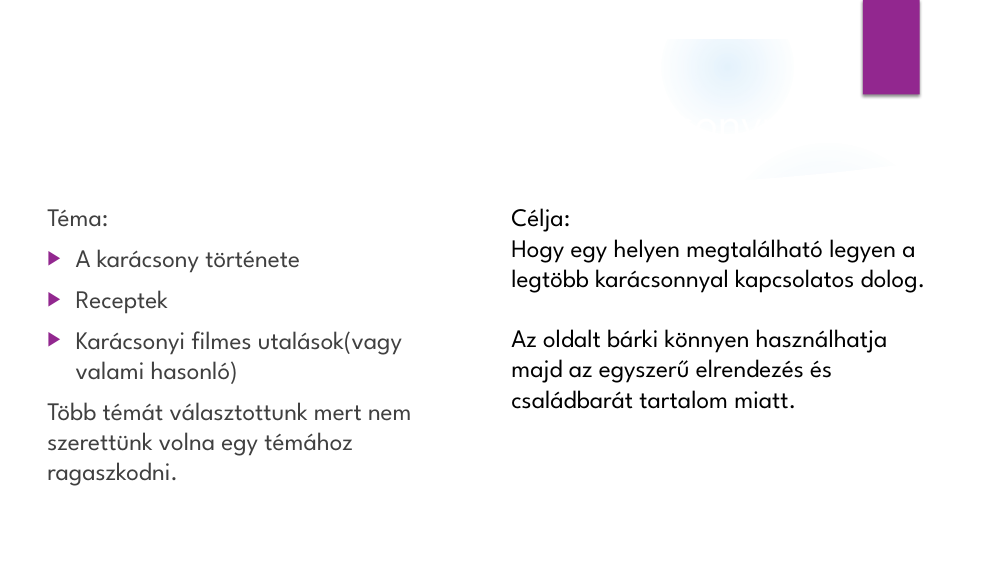
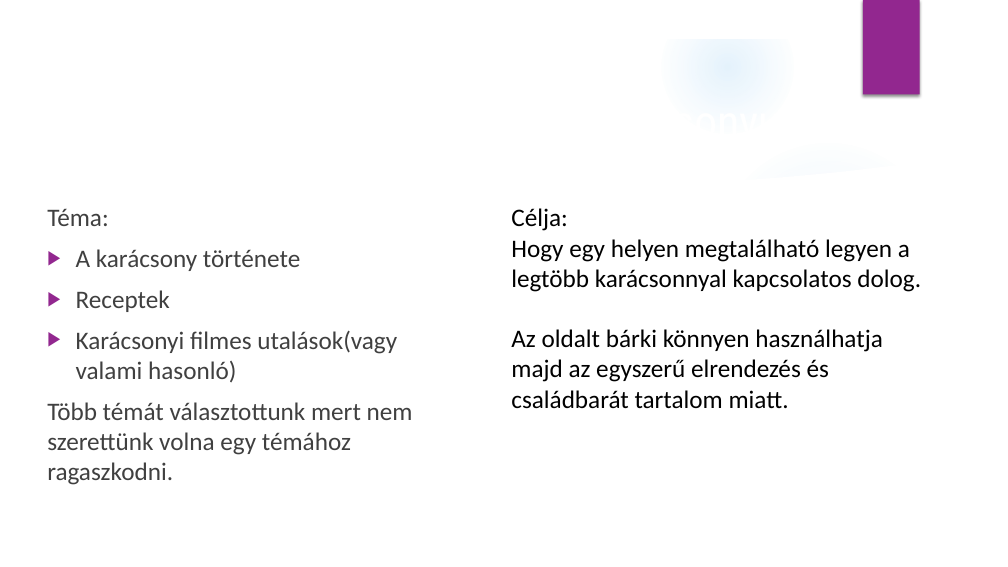
Before and after one commit to M3morui/html, a slide deck: slide 2 of karacsony/Karácsonyi Honlap Projekt.pptx. Drawn at 1008x567 pixels with LibreOffice and Linux fonts; fonts in the diff are those of the drawing; background and template pictures are left out. Boxes give left, top, right and bottom in pixels: in the first picture for what was removed or moved away, otherwise in the second. Text is boxed around its words. In the diff, an @@ line names an element or a change of style, - is before the commit and + after.

```diff
--- a/karacsony/Karácsonyi Honlap Projekt.pptx
+++ b/karacsony/Karácsonyi Honlap Projekt.pptx
@@ text "A honlap címe: A Mi ..." at [76,244,910,267]: font League Spartan to Roboto Condensed @@
@@ text "Téma:" at [47,208,413,485]: font League Spartan to Calibri @@
@@ text "Célja:" at [511,208,921,409]: font League Spartan to Calibri @@
```
Also in this commit, not shown: 6 other slides changed, 2 slides added, 6 other files.
